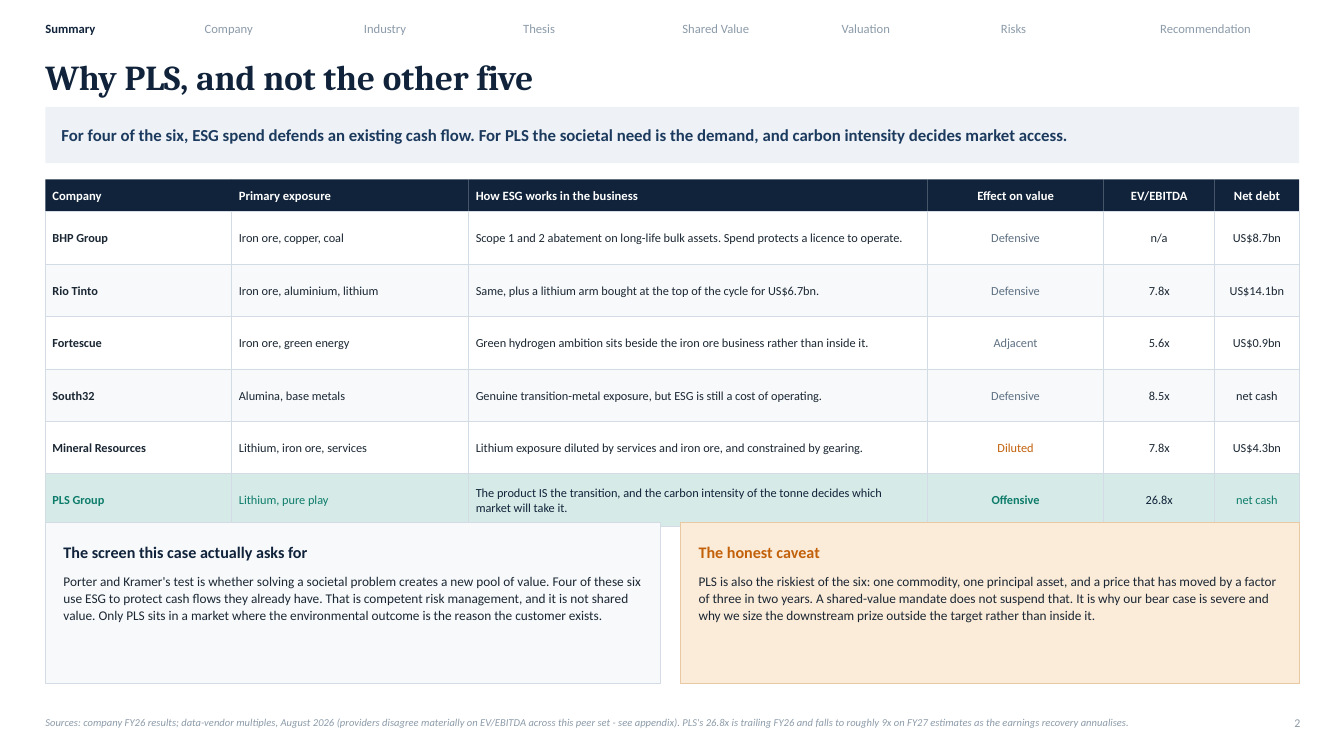
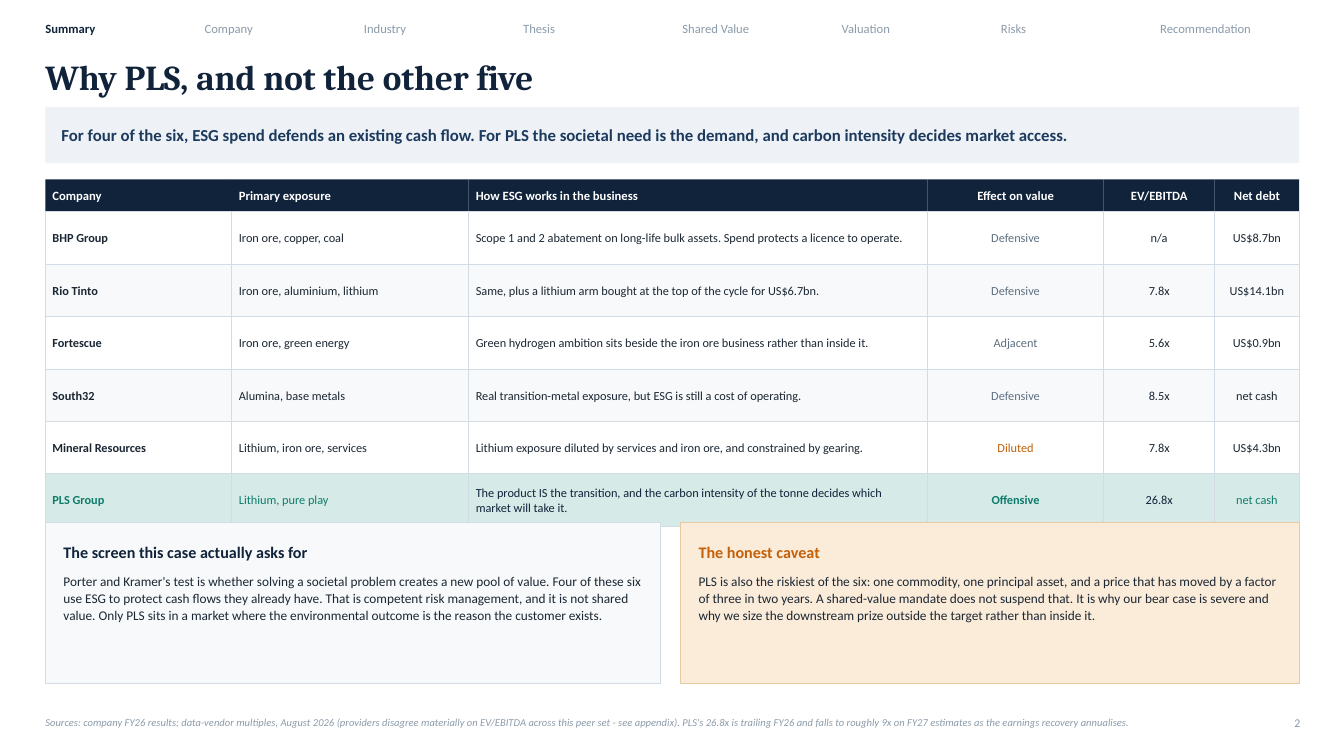
Before and after one commit to SportsSwap/for-claude, a slide deck: slide 3 of deck/PLS_Group_FMAA_2026.pptx. Drawn at 1344x756 pixels with LibreOffice and Linux fonts; fonts in the diff are those of the drawing. Boxes give left, top, right and bottom in pixels: in the first picture for what was removed or moved away, otherwise in the second. Text is boxed around its words. In the diff, an @@ line names an element or a change of style, - is before the commit and + after.

```diff
--- a/deck/PLS_Group_FMAA_2026.pptx
+++ b/deck/PLS_Group_FMAA_2026.pptx
@@ text at (x1=476, y1=391, x2=801, y2=402): text changed @@
-Genuine transition-metal exposure, but ESG is still a cost of operating.
+Real transition-metal exposure, but ESG is still a cost of operating.
```
Also in this commit, not shown: 14 other slides changed, 7 other files.
